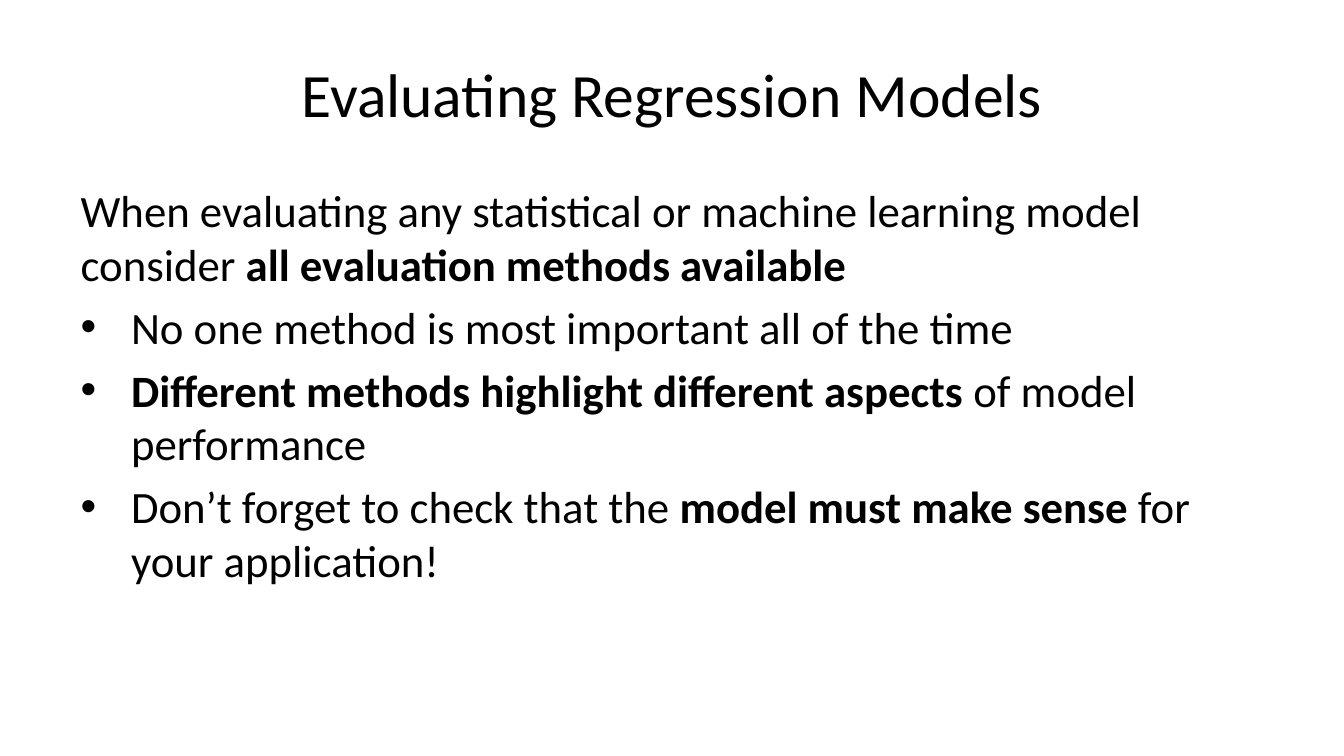
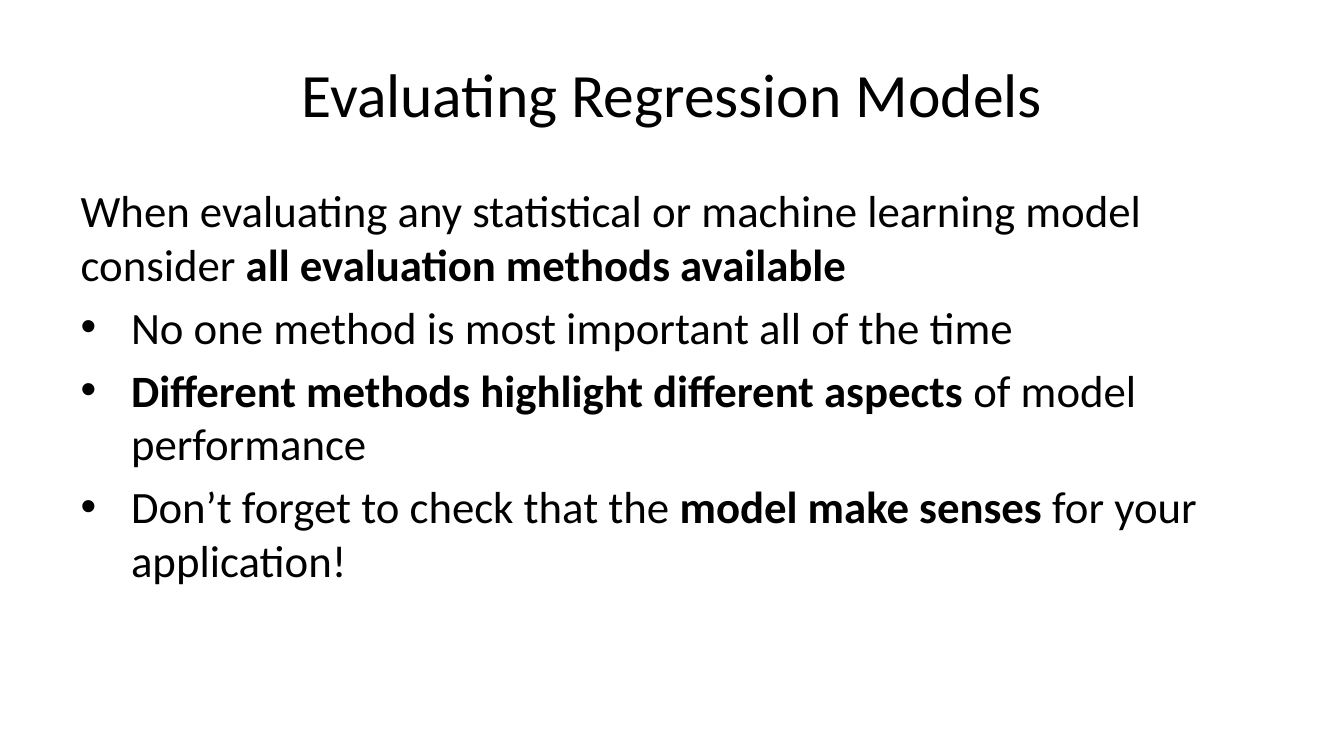
Before and after one commit to StephenElston/CSCI-E-83, a slide deck: slide 30 of LectureSlides/08_IntroductionToLinearModels.pptx. Drawn at 1344x756 pixels with LibreOffice and Linux fonts; fonts in the diff are those of the drawing. Boxes give left, top, right and bottom in pixels: in the first picture for what was removed or moved away, otherwise in the second. Text is boxed around its words. In the diff, an @@ line names an element or a change of style, - is before the commit and + after.

```diff
--- a/LectureSlides/08_IntroductionToLinearModels.pptx
+++ b/LectureSlides/08_IntroductionToLinearModels.pptx
@@ text at (x1=131, y1=491, x2=1197, y2=585): text changed @@
-• Don’t forget to check that the model must make sense for your application!
+• Don’t forget to check that the model make senses for your application!
```
Also in this commit, not shown: 2 other slides changed.
